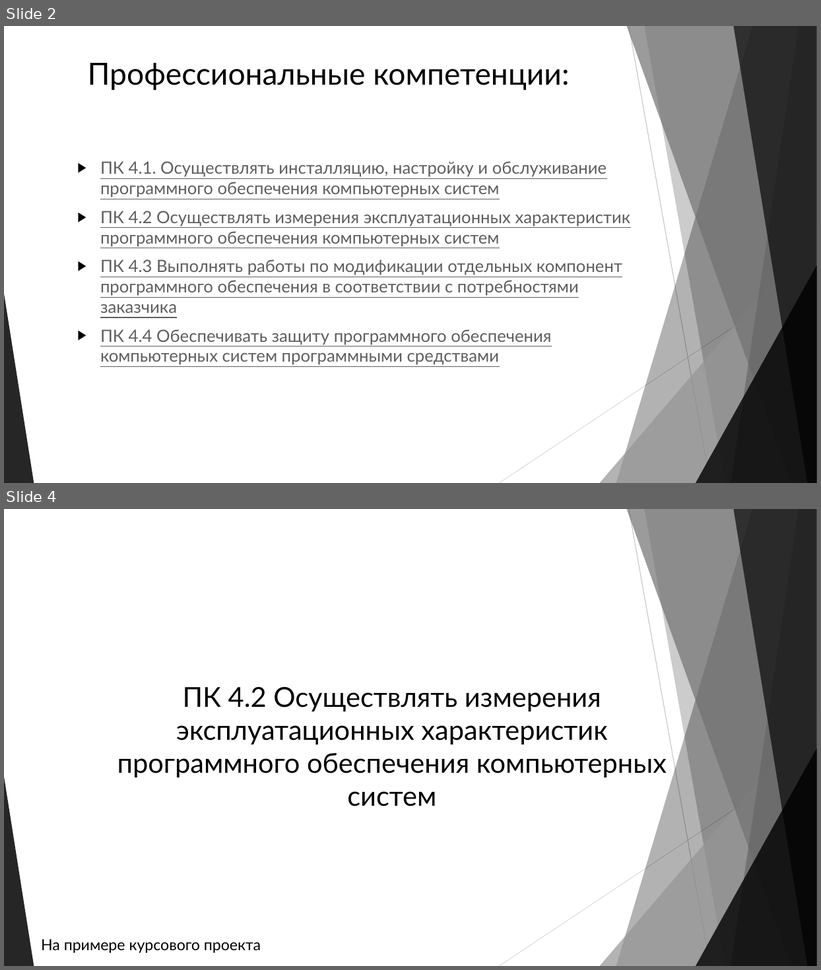
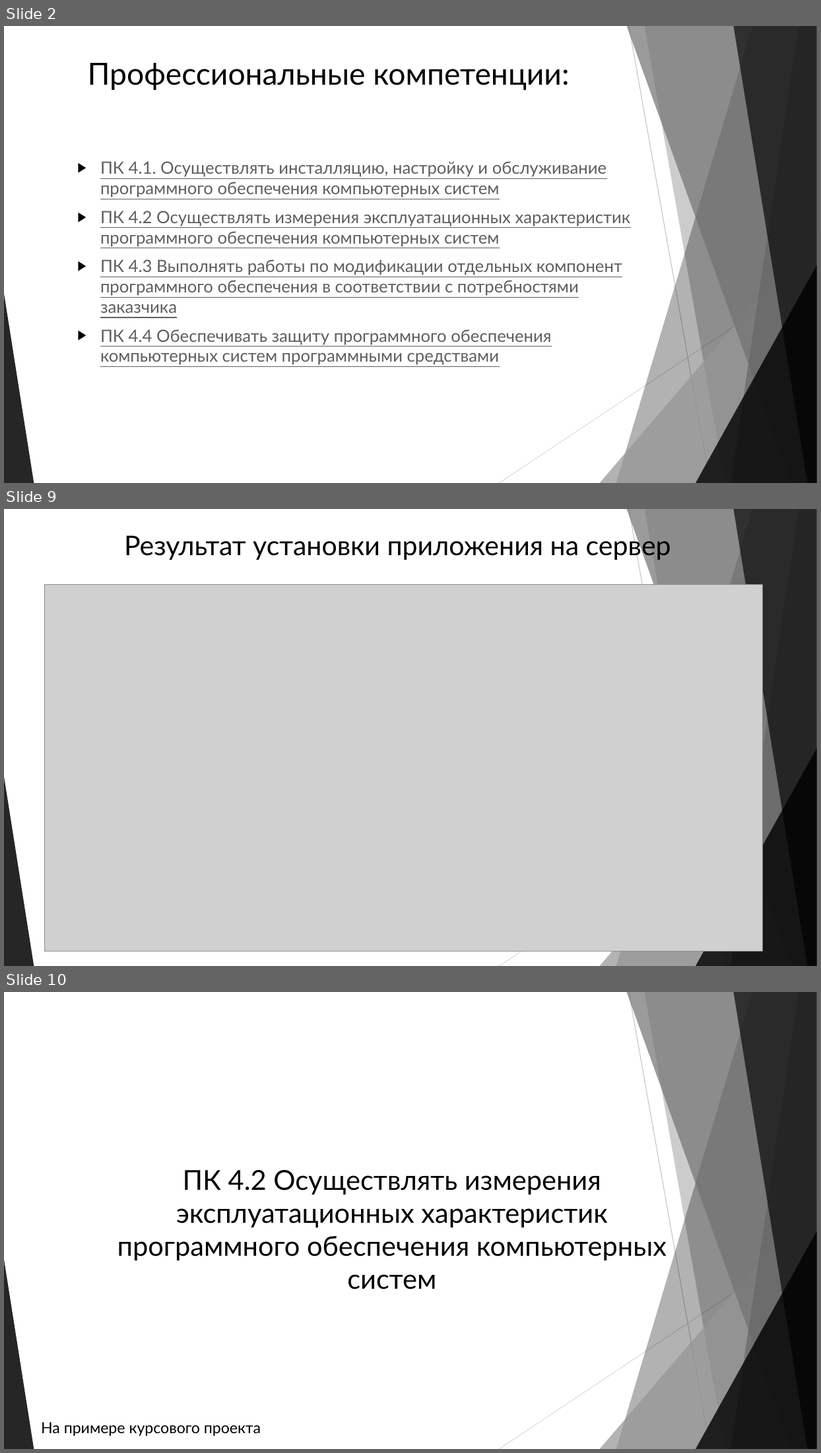
Before and after one commit to AlexGopher802/Qual_PM04, a slide deck: Презентация.pptx. Shown one above the other, each under a label of ours: slides 2 and 4 before the commit, slides 2, 9 and 10 after it; the slides between them are not shown. The pictures are 821x970 and 821x1453 pixels, drawn with LibreOffice and Linux fonts; fonts in the diff are those of the drawing; grey boxes stand for pictures. Boxes give left, top, right and bottom in pixels: in the first picture for what was removed or moved away, otherwise in the second. Text is boxed around its words. In the diff, an @@ line names an element or a change of style, - is before the commit and + after.

```diff
--- a/Презентация.pptx
+++ b/Презентация.pptx
@@ slide 9 added at (4,509,817,966), background #FFFFFF; not listed: 10 template elements that a slide beside it also shows @@
@@ text added at (124,531,671,560), 32 pt, text #000000 @@
+Результат установки приложения на сервер
@@ picture added at (45,585,763,952) @@
@@ what was slide 4 is now slide 10 @@
```
Also in this commit, not shown: 4 slides changed, 15 other slides added.
